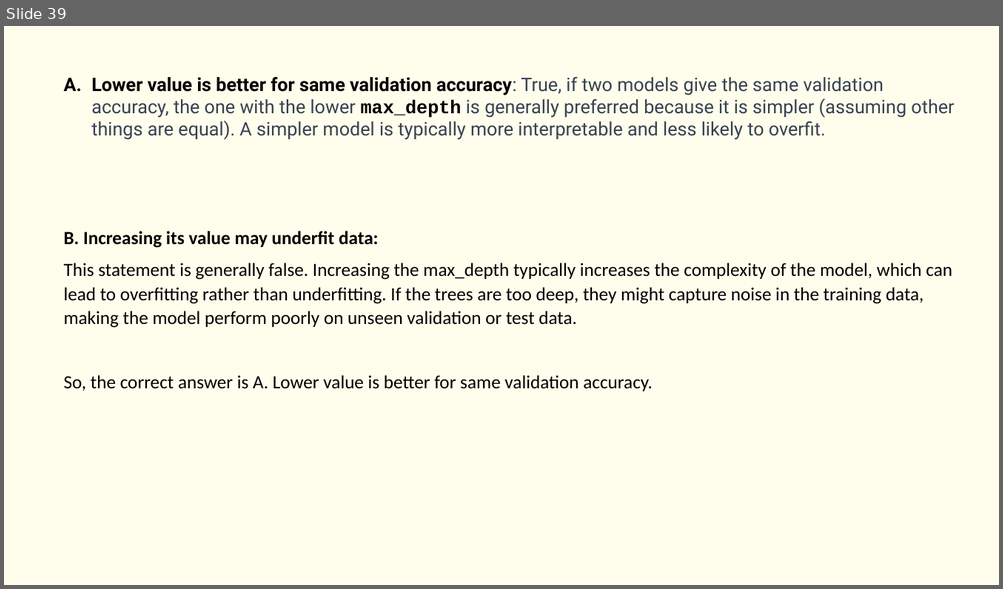
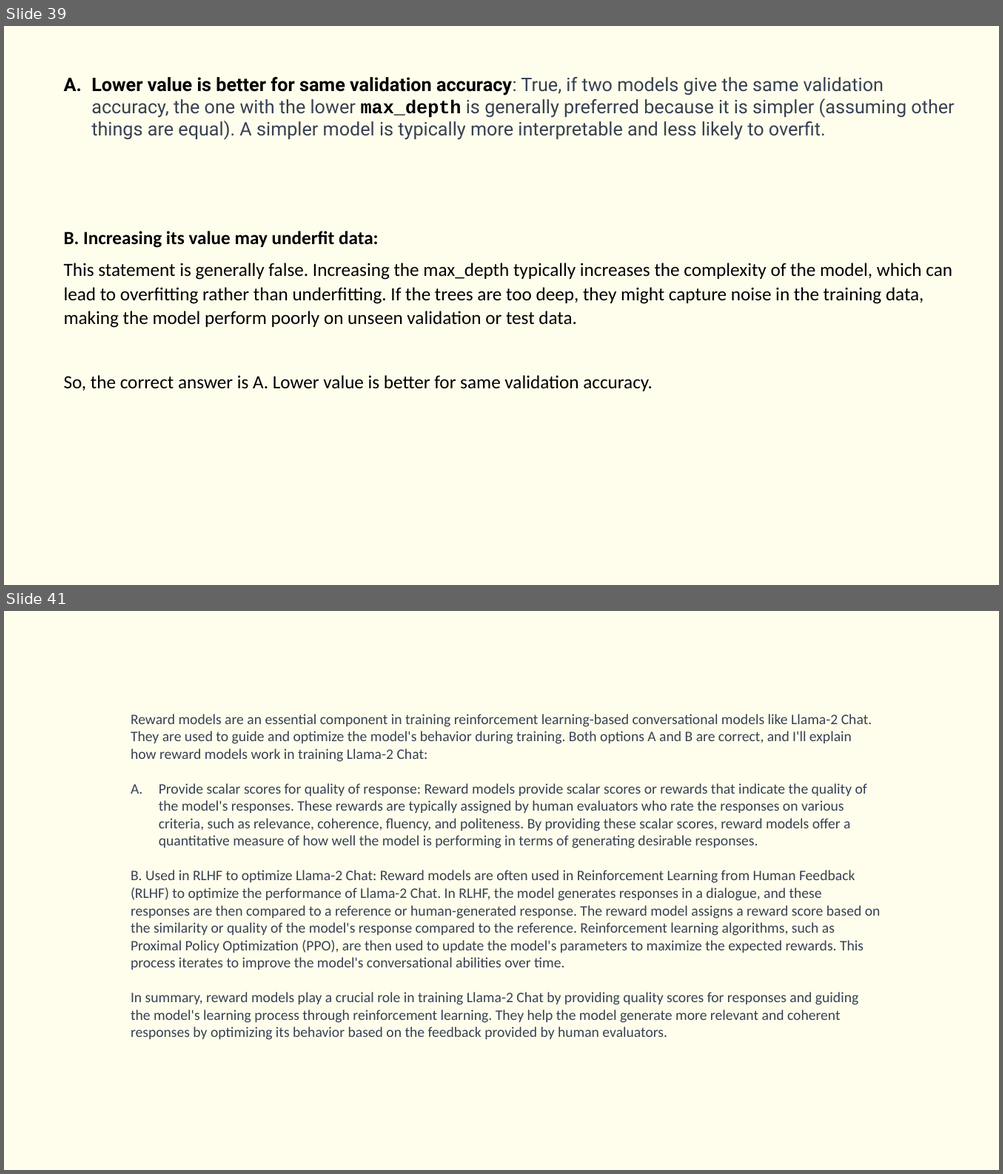
Before and after one commit to Saira55/Machine-Learning-Multiple-Choice-Questions, a slide deck: Machine Learning Quiz Question.pptx. Shown one above the other, each under a label of ours: slide 39 before the commit, slides 39 and 41 after it; the slides between them are not shown. The pictures are 1003x589 and 1003x1174 pixels, drawn with LibreOffice and Linux fonts; fonts in the diff are those of the drawing. Boxes give left, top, right and bottom in pixels: in the first picture for what was removed or moved away, otherwise in the second. Text is boxed around its words. In the diff, an @@ line names an element or a change of style, - is before the commit and + after.

```diff
--- a/Machine Learning Quiz Question.pptx
+++ b/Machine Learning Quiz Question.pptx
@@ slide 41 added at (4, 611, 999, 1170), background #FFFEED @@
@@ text added at (131, 714, 880, 1040), 14 pt, text #374151 @@
+Reward models are an essential component in training reinforcement learning-based conversational models like Llama-2 Chat. They are used to guide and optimize the model's behavior during training. Both options A and B are correct, and I'll explain how reward models work in training Llama-2 Chat:
+A. Provide scalar scores for quality of response: Reward models provide scalar scores or rewards that indicate the quality of the model's responses. These rewards are typically assigned by human evaluators who rate the responses on various criteria, such as relevance, coherence, fluency, and politeness. By providing these scalar scores, reward models offer a quantitative measure of how well the model is performing in terms of generating desirable responses.
+B. Used in RLHF to optimize Llama-2 Chat: Reward models are often used in Reinforcement Learning from Human Feedback (RLHF) to optimize the performance of Llama-2 Chat. In RLHF, the model generates responses in a dialogue, and these responses are then compared to a reference or human-generated response. The reward model assigns a reward score based on the similarity or quality of the model's response compared to the reference. Reinforcement learning algorithms, such as Proximal Policy Optimization (PPO), are then used to update the model's parameters to maximize the expected rewards. This process iterates to improve the model's conversational abilities over time.
+In summary, reward models play a crucial role in training Llama-2 Chat by providing quality scores for responses and guiding the model's learning process through reinforcement learning. They help the model generate more relevant and coherent responses by optimizing its behavior based on the feedback provided by human evaluators.
```
Also in this commit, not shown: 1 other slide added, 1 slide removed.
